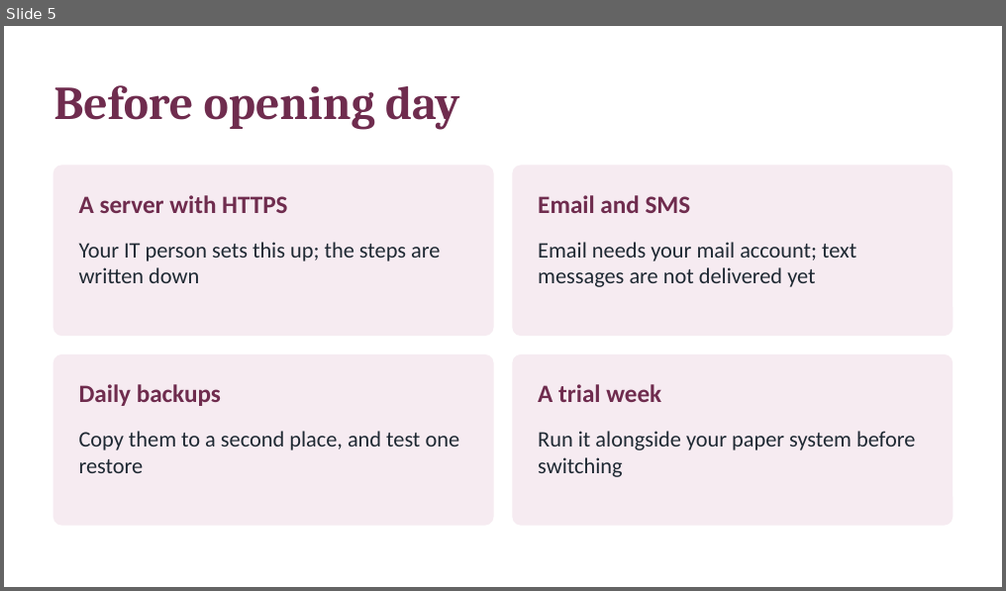
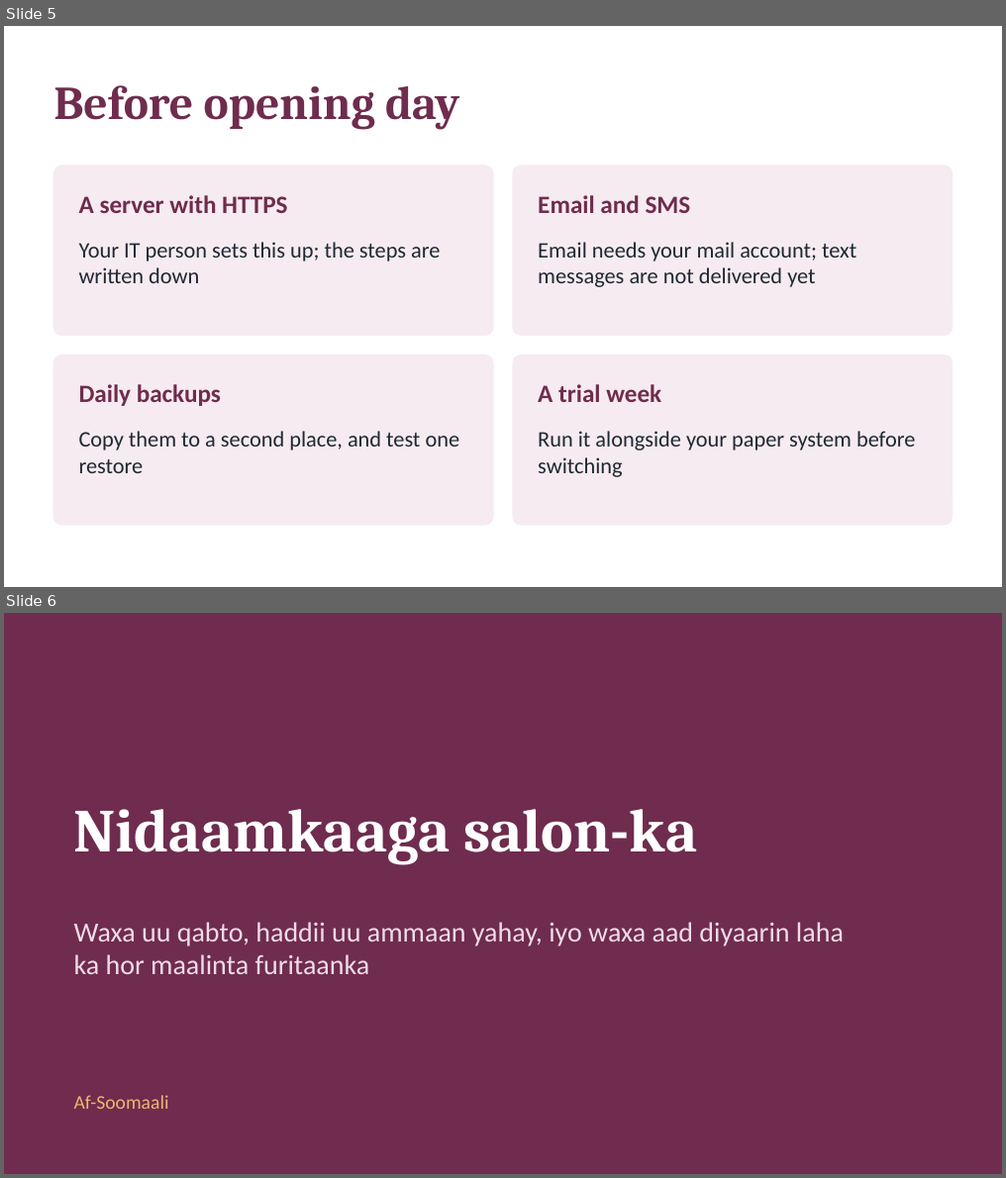
Before and after one commit to maahircm/SALON-MANA, a slide deck: docs/Salon_Owner_Summary.pptx. Shown one above the other, each under a label of ours: slide 5 before the commit, slides 5 and 6 after it. The pictures are 1006x591 and 1006x1178 pixels, drawn with LibreOffice and Linux fonts; fonts in the diff are those of the drawing. Boxes give left, top, right and bottom in pixels: in the first picture for what was removed or moved away, otherwise in the second. Text is boxed around its words. In the diff, an @@ line names an element or a change of style, - is before the commit and + after.

```diff
--- a/docs/Salon_Owner_Summary.pptx
+++ b/docs/Salon_Owner_Summary.pptx
@@ slide 6 added at bbox=[4, 613, 1002, 1174], background #6F2C4E @@
@@ text added at bbox=[74, 809, 697, 865], 44 pt, text #FFFFFF, bold @@
+Nidaamkaaga salon-ka
@@ text added at bbox=[74, 922, 844, 974], 20 pt, text #F0DCE7 @@
+Waxa uu qabto, haddii uu ammaan yahay, iyo waxa aad diyaarin laha ka hor maalinta furitaanka
@@ text added at bbox=[74, 1095, 169, 1109], 14 pt, text #E9B872 @@
+Af-Soomaali
```
Also in this commit, not shown: 2 slides changed, 4 other slides added.
